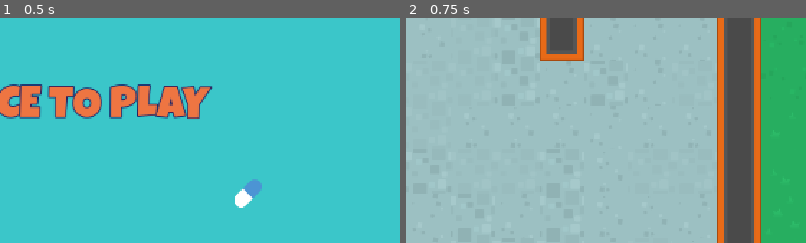
Above: before the commit, frames 1-2 (left to right).
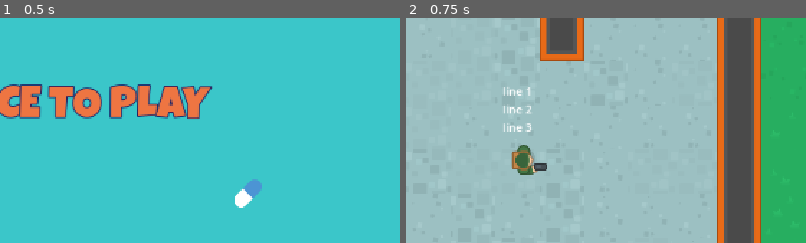
Above: after the commit, the same moments.

Repository: Mathorga/godot_training
Game: Godot game, scene res://scenes/main/main.tscn
Two runs of this game, one before a commit and one after it. Both use one fixed random seed, a clock stepped at 60 frames per second and the inputs below.
Inputs:
- Up to frame 1 (0.5 s): no input
- Up to frame 2 (0.75 s): tap Space at 0.5 s
The pictures show only the part of the screen within x 50-100%, y 30-80%; the shares and areas given below are measured in that part.

Frame 1 is identical in both runs. In frame 2, 1.1% of the frame differs, in the area x 24-36%, y 30-70%.

Commit message:
Started pathfinding

Diff:
--- a/do-not-mind-me/scenes/level/level.tscn
+++ b/do-not-mind-me/scenes/level/level.tscn
@@ -2,6 +2,12 @@
 
 [ext_resource type="PackedScene" uid="uid://cc5cwdles1sw4" path="res://scenes/game_ui/game_ui.tscn" id="1_h3e3j"]
 [ext_resource type="TileSet" uid="uid://b2bx07437xptc" path="res://resources/level_tiles.tres" id="2_nbgty"]
+[ext_resource type="PackedScene" uid="uid://ctt2xms8fju1e" path="res://scenes/npc/npc.tscn" id="3_i166f"]
+
+[sub_resource type="NavigationPolygon" id="NavigationPolygon_nbgty"]
+vertices = PackedVector2Array(611.3203, 461.07813, 614.6719, 563.9531, 143.04688, 562.03906, 367.89844, 463.07813, 370.10156, 239.95313, 144.9375, 208.92188, 269, 207.92188, 269, 144, 564, 144, 564, 240.9375)
+polygons = Array[PackedInt32Array]([PackedInt32Array(0, 1, 2, 3), PackedInt32Array(4, 3, 2, 5, 6), PackedInt32Array(7, 8, 9, 4, 6)])
+outlines = Array[PackedVector2Array]([PackedVector2Array(135, 199, 133, 572, 625, 574, 621, 451, 378, 453, 380, 250, 574, 251, 574, 134, 259, 134, 259, 198)])
 
 [node name="Level" type="Node2D" unique_id=1458993899]
 
@@ -25,3 +31,9 @@
 
 [node name="Floors" type="TileMapLayer" parent="Tiles" unique_id=413193609]
 tile_set = ExtResource("2_nbgty")
+
+[node name="NavigationRegion2D" type="NavigationRegion2D" parent="." unique_id=847403496]
+navigation_polygon = SubResource("NavigationPolygon_nbgty")
+
+[node name="NPC" parent="." unique_id=1394987986 instance=ExtResource("3_i166f")]
+position = Vector2(744, 399)
--- /dev/null
+++ b/do-not-mind-me/scenes/npc/npc.tscn
@@ -0,0 +1,27 @@
+[gd_scene format=3 uid="uid://ctt2xms8fju1e"]
+
+[ext_resource type="Texture2D" uid="uid://q174j11thtnv" path="res://assets/images/soldier1_gun.png" id="1_sspvn"]
+
+[sub_resource type="CircleShape2D" id="CircleShape2D_sspvn"]
+radius = 20.0
+
+[node name="NPC" type="CharacterBody2D" unique_id=1394987986]
+
+[node name="DebugLabel" type="Label" parent="." unique_id=1606679097]
+offset_left = -29.0
+offset_top = -111.0
+offset_right = 13.0
+offset_bottom = -36.0
+text = "line 1
+line 2
+line 3"
+
+[node name="Sprite2D" type="Sprite2D" parent="." unique_id=1795471250]
+texture = ExtResource("1_sspvn")
+offset = Vector2(10, 0)
+
+[node name="CollisionShape2D" type="CollisionShape2D" parent="." unique_id=352371017]
+shape = SubResource("CircleShape2D_sspvn")
+
+[node name="NavAgent" type="NavigationAgent2D" parent="." unique_id=706042698]
+debug_enabled = true
